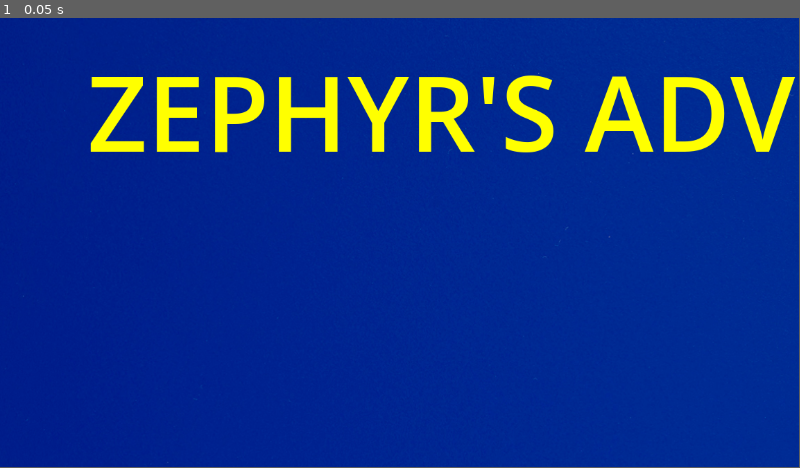
Above: before the commit, frame 1.
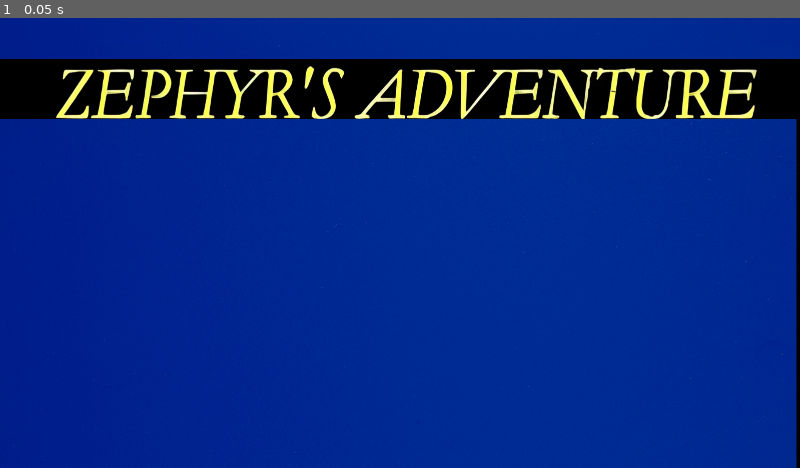
Above: after the commit, the same moment.

Repository: MartellaOscar/Zephyr-s-Adventure
Game: Godot game, scene res://scenainiziale.tscn
Same seed, same stepped clock (60 frames per second), same inputs: the game is played once before the commit and once after it.
Inputs:
- Up to frame 1 (0.05 s): no input
In our replay, the window is 799x449 before the commit and 800x450 after it. These sizes can differ from the game's own. Grey fills any space a smaller window leaves; there, only what the larger window draws over its background counts as a difference.

The runs differ from the first frame. In frame 1, 16% of the frame differs, in the area x 0-100%, y 0-100%.

Commit message:
Aggiustazione scena alla risuluzione dello schermo

Diff:
--- a/project.godot
+++ b/project.godot
@@ -15,6 +15,14 @@
 config/features=PackedStringArray("4.2", "Mobile")
 config/icon="res://icon.svg"
 
+[display]
+
+window/size/viewport_width=1920
+window/size/viewport_height=1080
+window/size/mode=3
+window/size/borderless=true
+window/stretch/mode="viewport"
+
 [dotnet]
 
 project/assembly_name="Zephyr-s Adventure"
--- a/scenainiziale.tscn
+++ b/scenainiziale.tscn
@@ -1,40 +1,22 @@
-[gd_scene load_steps=2 format=3 uid="uid://bkh6wuu1niv47"]
+[gd_scene load_steps=3 format=3 uid="uid://bkh6wuu1niv47"]
 
 [ext_resource type="Texture2D" uid="uid://2dxsxfoxflfv" path="res://sfondi e oggetti/sfondoiniziale.jpg" id="1_xk8cw"]
+[ext_resource type="Texture2D" uid="uid://dal8k1mmx71ph" path="res://sfondi e oggetti/download_image_1717326451901.png" id="2_foid6"]
 
 [node name="scenainiziale" type="Node2D"]
 position = Vector2(42, 25)
 
-[node name="Sprite2D" type="Sprite2D" parent="."]
-position = Vector2(913.5, 514.5)
-scale = Vector2(1.00156, 1.01204)
+[node name="scritta" type="Sprite2D" parent="."]
+position = Vector2(930, 257)
+scale = Vector2(0.907845, 1.07877)
+texture = ExtResource("2_foid6")
+
+[node name="sfondo" type="Sprite2D" parent="."]
+position = Vector2(913.252, 637)
+scale = Vector2(0.996612, 0.775926)
 texture = ExtResource("1_xk8cw")
 
-[node name="Control" type="Control" parent="."]
-layout_mode = 3
-anchors_preset = 0
-offset_left = -36.0
-offset_top = -21.0
-offset_right = 1875.0
-offset_bottom = 263.0
-size_flags_horizontal = 10
-metadata/_edit_group_ = true
-metadata/_edit_use_anchors_ = true
-
-[node name="scrittainiziale" type="Label" parent="Control"]
-offset_left = -39.0
-offset_top = -22.0
-offset_right = 1877.0
-offset_bottom = 283.0
-theme_override_colors/font_color = Color(1, 1, 0, 1)
-theme_override_font_sizes/font_size = 150
-text = "ZEPHYR'S ADVENTURE"
-horizontal_alignment = 1
-vertical_alignment = 1
-uppercase = true
-visible_characters_behavior = 4
-
-[node name="TextureButton" type="TextureButton" parent="Control"]
-layout_mode = 0
-offset_right = 40.0
-offset_bottom = 40.0
+[node name="sfondo2" type="Sprite2D" parent="sfondo"]
+position = Vector2(3.30304, -806.171)
+scale = Vector2(1.00497, 0.148841)
+texture = ExtResource("1_xk8cw")
Binary file added: sfondi e oggetti/download_image_1717326451901.png
Not shown, added: sfondi e oggetti/download_image_1717326451901.png.import
